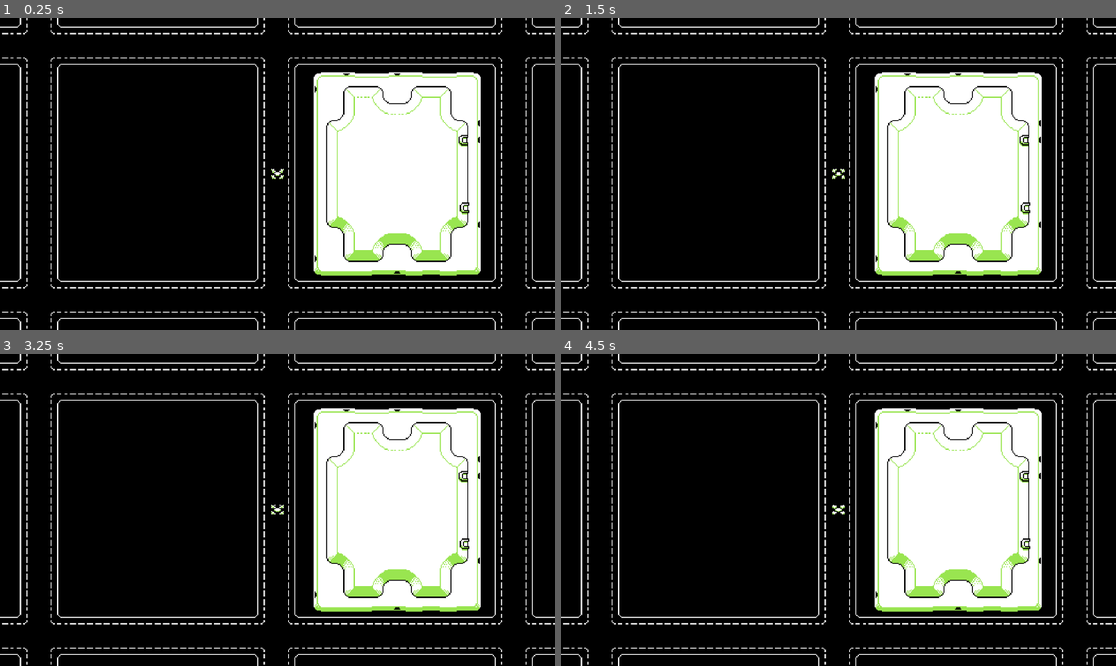
Above: before the commit, frames 1-4 (two rows, left to right).
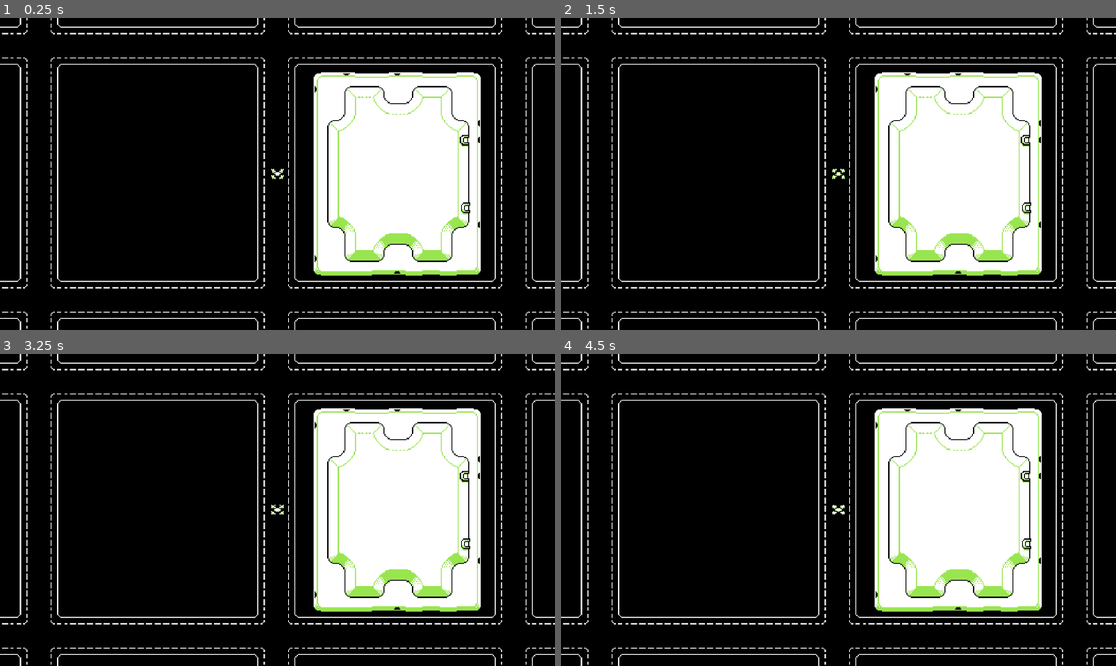
Above: after the commit, the same moments.

Repository: Kim0moz/GameJam
Game: Godot game, scene res://MiniGame/minigame.tscn
Two runs of this game, one before a commit and one after it. Both use one fixed random seed, a clock stepped at 60 frames per second and the inputs below. The project has no main scene, so this scene is started directly.
Inputs (mouse positions are in pixels of both pictures, inside the frame that each line leads up to):
- Up to frame 1 (0.25 s): no input
- Up to frame 2 (1.5 s): tap Enter at 0.5 s; move the mouse to (960, 158) at 0.52 s; press the mouse at (960, 158) at 0.53 s; hold D (movement_right) 0.53-1.28 s; tap Space (movement_jump) at 0.77, 1.25 s; move the mouse to (727, 189) at 1.27 s; release the mouse at (727, 189) at 1.28 s; hold S (movement_backward) from 1.28 s (still down); click (727, 189) at 1.35 s
- Up to frame 3 (3.25 s): tap Space (movement_jump) at 1.52, 2.75, 3.02 s; tap Enter at 2 s; move the mouse to (333, 441) at 2.02 s; release S (movement_backward) at 2.03 s; press the mouse at (333, 441) at 2.03 s; hold D (movement_right) 2.03-2.78 s; move the mouse to (249, 572) at 2.77 s; release the mouse at (249, 572) at 2.78 s; hold W (movement_forward) from 2.78 s (still down); click (249, 572) at 2.85 s
- Up to frame 4 (4.5 s): tap Enter at 3.5 s; move the mouse to (1005, 556) at 3.52 s; release W (movement_forward) at 3.53 s; press the mouse at (1005, 556) at 3.53 s; hold A (movement_left) from 3.53 s (still down); tap Space (movement_jump) at 3.77, 4.25 s; move the mouse to (672, 463) at 4.27 s; release the mouse at (672, 463) at 4.28 s; click (672, 463) at 4.35 s

The runs differ from the first frame. In frame 1, 1.5% of the frame differs, in the area x 58-85%, y 21-79%; in frame 2, 1.5%; in frame 3, 1.5%; in frame 4, 1.5%.

Commit message:
Building tiles have colliders

Diff:
--- a/MiniGame/minigame.tscn
+++ b/MiniGame/minigame.tscn
@@ -32,7 +32,7 @@
 tile_set = ExtResource("2_s271b")
 
 [node name="Buildings" type="TileMapLayer" parent="."]
-position = Vector2(-22, -72)
+position = Vector2(-21, -72)
 tile_map_data = PackedByteArray("AAAEAAgAAAACAAEAAAAEAAcAAAADAAAAAAAEAAYAAAABAAEAAAAEAAUAAAABAAEAAAAEAAQAAAABAAEAAAAEAA …(1344 unchanged characters)…
 tile_set = ExtResource("2_s271b")
 
--- a/Sprites/TileMaps/NewTileMap.tres
+++ b/Sprites/TileMaps/NewTileMap.tres
@@ -10,12 +10,14 @@
 0:0/0 = 0
 0:0/0/terrain_set = 0
 0:0/0/terrain = 0
+0:0/0/physics_layer_0/polygon_0/points = PackedVector2Array(-3, 1.5, 2.5, -3, 8, -3, 8, 8, -3, 8)
 0:0/0/terrains_peering_bit/right_side = 0
 0:0/0/terrains_peering_bit/bottom_right_corner = 0
 0:0/0/terrains_peering_bit/bottom_side = 0
 1:0/0 = 0
 1:0/0/terrain_set = 0
 1:0/0/terrain = 0
+1:0/0/physics_layer_0/polygon_0/points = PackedVector2Array(-8, -3, 8, -3, 8, 8, -8, 8)
 1:0/0/terrains_peering_bit/right_side = 0
 1:0/0/terrains_peering_bit/bottom_right_corner = 0
 1:0/0/terrains_peering_bit/bottom_side = 0
@@ -24,12 +26,14 @@
 2:0/0 = 0
 2:0/0/terrain_set = 0
 2:0/0/terrain = 0
+2:0/0/physics_layer_0/polygon_0/points = PackedVector2Array(-8, -3, -2, -3, 3, 2, 3, 8, -8, 8)
 2:0/0/terrains_peering_bit/bottom_side = 0
 2:0/0/terrains_peering_bit/bottom_left_corner = 0
 2:0/0/terrains_peering_bit/left_side = 0
 3:0/0 = 0
 3:0/0/terrain_set = 0
 3:0/0/terrain = 0
+3:0/0/physics_layer_0/polygon_0/points = PackedVector2Array(-8, -8, 8, -8, 8, 8, -8, 8)
 3:0/0/terrains_peering_bit/right_side = 0
 3:0/0/terrains_peering_bit/bottom_side = 0
 3:0/0/terrains_peering_bit/bottom_left_corner = 0
@@ -40,6 +44,7 @@
 4:0/0 = 0
 4:0/0/terrain_set = 0
 4:0/0/terrain = 0
+4:0/0/physics_layer_0/polygon_0/points = PackedVector2Array(-8, -8, 8, -8, 8, 3, -8, 3)
 4:0/0/terrains_peering_bit/right_side = 0
 4:0/0/terrains_peering_bit/left_side = 0
 4:0/0/terrains_peering_bit/top_left_corner = 0
@@ -48,6 +53,7 @@
 5:0/0 = 0
 5:0/0/terrain_set = 0
 5:0/0/terrain = 0
+5:0/0/physics_layer_0/polygon_0/points = PackedVector2Array(-8, -8, 8, -8, 8, 8, -4, 8, -8, 4)
 5:0/0/terrains_peering_bit/right_side = 0
 5:0/0/terrains_peering_bit/bottom_right_corner = 0
 5:0/0/terrains_peering_bit/bottom_side = 0
@@ -98,6 +104,7 @@
 0:1/0 = 0
 0:1/0/terrain_set = 0
 0:1/0/terrain = 0
+0:1/0/physics_layer_0/polygon_0/points = PackedVector2Array(-3, -8, 8, -8, 8, 8, -3, 8)
 0:1/0/terrains_peering_bit/right_side = 0
 0:1/0/terrains_peering_bit/bottom_right_corner = 0
 0:1/0/terrains_peering_bit/bottom_side = 0
@@ -106,6 +113,7 @@
 1:1/0 = 0
 1:1/0/terrain_set = 0
 1:1/0/terrain = 0
+1:1/0/physics_layer_0/polygon_0/points = PackedVector2Array(-8, -8, 8, -8, 8, 8, -8, 8)
 1:1/0/terrains_peering_bit/right_side = 0
 1:1/0/terrains_peering_bit/bottom_right_corner = 0
 1:1/0/terrains_peering_bit/bottom_side = 0
@@ -117,6 +125,7 @@
 2:1/0 = 0
 2:1/0/terrain_set = 0
 2:1/0/terrain = 0
+2:1/0/physics_layer_0/polygon_0/points = PackedVector2Array(-8, -8, 3, -8, 3, 8, -8, 8)
 2:1/0/terrains_peering_bit/bottom_side = 0
 2:1/0/terrains_peering_bit/bottom_left_corner = 0
 2:1/0/terrains_peering_bit/left_side = 0
@@ -125,6 +134,7 @@
 3:1/0 = 0
 3:1/0/terrain_set = 0
 3:1/0/terrain = 0
+3:1/0/physics_layer_0/polygon_0/points = PackedVector2Array(-8, -8, 3, -8, 3, 8, -8, 8)
 3:1/0/terrains_peering_bit/bottom_side = 0
 3:1/0/terrains_peering_bit/bottom_left_corner = 0
 3:1/0/terrains_peering_bit/left_side = 0
@@ -133,6 +143,7 @@
 5:1/0 = 0
 5:1/0/terrain_set = 0
 5:1/0/terrain = 0
+5:1/0/physics_layer_0/polygon_0/points = PackedVector2Array(-3, -8, 8, -8, 8, 8, -3, 8)
 5:1/0/terrains_peering_bit/right_side = 0
 5:1/0/terrains_peering_bit/bottom_right_corner = 0
 5:1/0/terrains_peering_bit/bottom_side = 0
@@ -180,12 +191,14 @@
 0:2/0 = 0
 0:2/0/terrain_set = 0
 0:2/0/terrain = 0
+0:2/0/physics_layer_0/polygon_0/points = PackedVector2Array(-3, -8, 8, -8, 8, 3, 2, 3, -3, -2)
 0:2/0/terrains_peering_bit/right_side = 0
 0:2/0/terrains_peering_bit/top_side = 0
 0:2/0/terrains_peering_bit/top_right_corner = 0
 1:2/0 = 0
 1:2/0/terrain_set = 0
 1:2/0/terrain = 0
+1:2/0/physics_layer_0/polygon_0/points = PackedVector2Array(-8, -8, 8, -8, 8, 3, -8, 3)
 1:2/0/terrains_peering_bit/right_side = 0
 1:2/0/terrains_peering_bit/left_side = 0
 1:2/0/terrains_peering_bit/top_left_corner = 0
@@ -194,12 +207,14 @@
 2:2/0 = 0
 2:2/0/terrain_set = 0
 2:2/0/terrain = 0
+2:2/0/physics_layer_0/polygon_0/points = PackedVector2Array(-8, -8, 3, -8, 3, -2, -2, 3, -8, 3)
 2:2/0/terrains_peering_bit/left_side = 0
 2:2/0/terrains_peering_bit/top_left_corner = 0
 2:2/0/terrains_peering_bit/top_side = 0
 3:2/0 = 0
 3:2/0/terrain_set = 0
 3:2/0/terrain = 0
+3:2/0/physics_layer_0/polygon_0/points = PackedVector2Array(-8, -8, 3.5, -8, 8, -3.5, 8, 8, -8, 8)
 3:2/0/terrains_peering_bit/right_side = 0
 3:2/0/terrains_peering_bit/bottom_right_corner = 0
 3:2/0/terrains_peering_bit/bottom_side = 0
@@ -210,6 +225,7 @@
 4:2/0 = 0
 4:2/0/terrain_set = 0
 4:2/0/terrain = 0
+4:2/0/physics_layer_0/polygon_0/points = PackedVector2Array(-8, -3, 8, -3, 8, 8, -8, 8)
 4:2/0/terrains_peering_bit/right_side = 0
 4:2/0/terrains_peering_bit/bottom_right_corner = 0
 4:2/0/terrains_peering_bit/bottom_side = 0
@@ -218,6 +234,7 @@
 5:2/0 = 0
 5:2/0/terrain_set = 0
 5:2/0/terrain = 0
+5:2/0/physics_layer_0/polygon_0/points = PackedVector2Array(-8, -4, -3.5, -8, 8, -8, 8, 8, -8, 8)
 5:2/0/terrains_peering_bit/right_side = 0
 5:2/0/terrains_peering_bit/bottom_right_corner = 0
 5:2/0/terrains_peering_bit/bottom_side = 0
@@ -268,6 +285,7 @@
 0:3/0 = 0
 0:3/0/terrain_set = 0
 0:3/0/terrain = 0
+0:3/0/physics_layer_0/polygon_0/points = PackedVector2Array(-3, 1.5, 2.5, -3, 8, -3, 8, 8, -3, 8)
 0:3/0/terrains_peering_bit/right_side = 0
 0:3/0/terrains_peering_bit/bottom_right_corner = 0
 0:3/0/terrains_peering_bit/bottom_side = 0
@@ -275,6 +293,7 @@
 1:3/0/terrain_set = 0
 1:3/0/terrain = 0
 1:3/0/probability = 0.1
+1:3/0/physics_layer_0/polygon_0/points = PackedVector2Array(-8, -3, 8, -3, 8, 8, -8, 8)
 1:3/0/terrains_peering_bit/right_side = 0
 1:3/0/terrains_peering_bit/bottom_right_corner = 0
 1:3/0/terrains_peering_bit/bottom_side = 0
@@ -283,12 +302,14 @@
 2:3/0 = 0
 2:3/0/terrain_set = 0
 2:3/0/terrain = 0
+2:3/0/physics_layer_0/polygon_0/points = PackedVector2Array(-8, -3, -2, -3, 3, 2, 3, 8, -8, 8)
 2:3/0/terrains_peering_bit/bottom_side = 0
 2:3/0/terrains_peering_bit/bottom_left_corner = 0
 2:3/0/terrains_peering_bit/left_side = 0
 3:3/0 = 0
 3:3/0/terrain_set = 0
 3:3/0/terrain = 0
+3:3/0/physics_layer_0/polygon_0/points = PackedVector2Array(-8, -8, 8, -8, 8, 8, -8, 8)
 3:3/0/terrains_peering_bit/right_side = 0
 3:3/0/terrains_peering_bit/bottom_side = 0
 3:3/0/terrains_peering_bit/bottom_left_corner = 0
@@ -300,6 +321,7 @@
 4:3/0/terrain_set = 0
 4:3/0/terrain = 0
 4:3/0/probability = 0.1
+4:3/0/physics_layer_0/polygon_0/points = PackedVector2Array(-8, -8, 8, -8, 8, 3, -8, 3)
 4:3/0/terrains_peering_bit/right_side = 0
 4:3/0/terrains_peering_bit/left_side = 0
 4:3/0/terrains_peering_bit/top_left_corner = 0
@@ -308,6 +330,7 @@
 5:3/0 = 0
 5:3/0/terrain_set = 0
 5:3/0/terrain = 0
+5:3/0/physics_layer_0/polygon_0/points = PackedVector2Array(-8, -8, 8, -8, 8, 8, -4, 8, -8, 4)
 5:3/0/terrains_peering_bit/right_side = 0
 5:3/0/terrains_peering_bit/bottom_right_corner = 0
 5:3/0/terrains_peering_bit/bottom_side = 0
@@ -361,16 +384,19 @@
 0:4/0/terrain_set = 0
 0:4/0/terrain = 0
 0:4/0/probability = 0.1
+0:4/0/physics_layer_0/polygon_0/points = PackedVector2Array(-3, -8, 8, -8, 8, 8, -3, 8)
 0:4/0/terrains_peering_bit/right_side = 0
 0:4/0/terrains_peering_bit/bottom_right_corner = 0
 0:4/0/terrains_peering_bit/bottom_side = 0
 0:4/0/terrains_peering_bit/top_side = 0
 0:4/0/terrains_peering_bit/top_right_corner = 0
 1:4/0 = 0
+1:4/0/physics_layer_0/polygon_0/points = PackedVector2Array(-8, -8, 8, -8, 8, 8, -8, 8)
 2:4/0 = 0
 2:4/0/terrain_set = 0
 2:4/0/terrain = 0
 2:4/0/probability = 0.1
+2:4/0/physics_layer_0/polygon_0/points = PackedVector2Array(-8, -8, 3, -8, 3, 8, -8, 8)
 2:4/0/terrains_peering_bit/bottom_side = 0
 2:4/0/terrains_peering_bit/bottom_left_corner = 0
 2:4/0/terrains_peering_bit/left_side = 0
@@ -380,6 +406,7 @@
 3:4/0/terrain_set = 0
 3:4/0/terrain = 0
 3:4/0/probability = 0.1
+3:4/0/physics_layer_0/polygon_0/points = PackedVector2Array(-8, -8, 3, -8, 3, 8, -8, 8)
 3:4/0/terrains_peering_bit/bottom_side = 0
 3:4/0/terrains_peering_bit/bottom_left_corner = 0
 3:4/0/terrains_peering_bit/left_side = 0
@@ -388,6 +415,7 @@
 5:4/0 = 0
 5:4/0/terrain_set = 0
 5:4/0/probability = 0.1
+5:4/0/physics_layer_0/polygon_0/points = PackedVector2Array(-3, -8, 8, -8, 8, 8, -3, 8)
 5:4/0/terrains_peering_bit/right_side = 0
 5:4/0/terrains_peering_bit/bottom_right_corner = 0
 5:4/0/terrains_peering_bit/bottom_side = 0
@@ -439,6 +467,7 @@
 0:5/0 = 0
 0:5/0/terrain_set = 0
 0:5/0/terrain = 0
+0:5/0/physics_layer_0/polygon_0/points = PackedVector2Array(-3, -8, 8, -8, 8, 3, 2, 3, -3, -2)
 0:5/0/terrains_peering_bit/right_side = 0
 0:5/0/terrains_peering_bit/top_side = 0
 0:5/0/terrains_peering_bit/top_right_corner = 0
@@ -446,6 +475,7 @@
 1:5/0/terrain_set = 0
 1:5/0/terrain = 0
 1:5/0/probability = 0.1
+1:5/0/physics_layer_0/polygon_0/points = PackedVector2Array(-8, -8, 8, -8, 8, 3, -8, 3)
 1:5/0/terrains_peering_bit/right_side = 0
 1:5/0/terrains_peering_bit/left_side = 0
 1:5/0/terrains_peering_bit/top_left_corner = 0
@@ -454,12 +484,14 @@
 2:5/0 = 0
 2:5/0/terrain_set = 0
 2:5/0/terrain = 0
+2:5/0/physics_layer_0/polygon_0/points = PackedVector2Array(-8, -8, 3, -8, 3, -2, -2, 3, -8, 3)
 2:5/0/terrains_peering_bit/left_side = 0
 2:5/0/terrains_peering_bit/top_left_corner = 0
 2:5/0/terrains_peering_bit/top_side = 0
 3:5/0 = 0
 3:5/0/terrain_set = 0
 3:5/0/terrain = 0
+3:5/0/physics_layer_0/polygon_0/points = PackedVector2Array(-8, -8, 3.5, -8, 8, -3.5, 8, 8, -8, 8)
 3:5/0/terrains_peering_bit/right_side = 0
 3:5/0/terrains_peering_bit/bottom_right_corner = 0
 3:5/0/terrains_peering_bit/bottom_side = 0
@@ -471,6 +503,7 @@
 4:5/0/terrain_set = 0
 4:5/0/terrain = 0
 4:5/0/probability = 0.1
+4:5/0/physics_layer_0/polygon_0/points = PackedVector2Array(-8, -3, 8, -3, 8, 8, -8, 8)
 4:5/0/terrains_peering_bit/right_side = 0
 4:5/0/terrains_peering_bit/bottom_right_corner = 0
 4:5/0/terrains_peering_bit/bottom_side = 0
@@ -479,6 +512,7 @@
 5:5/0 = 0
 5:5/0/terrain_set = 0
 5:5/0/terrain = 0
+5:5/0/physics_layer_0/polygon_0/points = PackedVector2Array(-8, -4, -3.5, -8, 8, -8, 8, 8, -8, 8)
 5:5/0/terrains_peering_bit/right_side = 0
 5:5/0/terrains_peering_bit/bottom_right_corner = 0
 5:5/0/terrains_peering_bit/bottom_side = 0
@@ -703,6 +737,7 @@
 11:11/0/terrains_peering_bit/top_left_corner = 1
 
 [resource]
+physics_layer_0/collision_layer = 1
 terrain_set_0/mode = 0
 terrain_set_0/terrain_0/name = "Buildings"
 terrain_set_0/terrain_0/color = Color(0.5, 0.34375, 0.25, 1)
